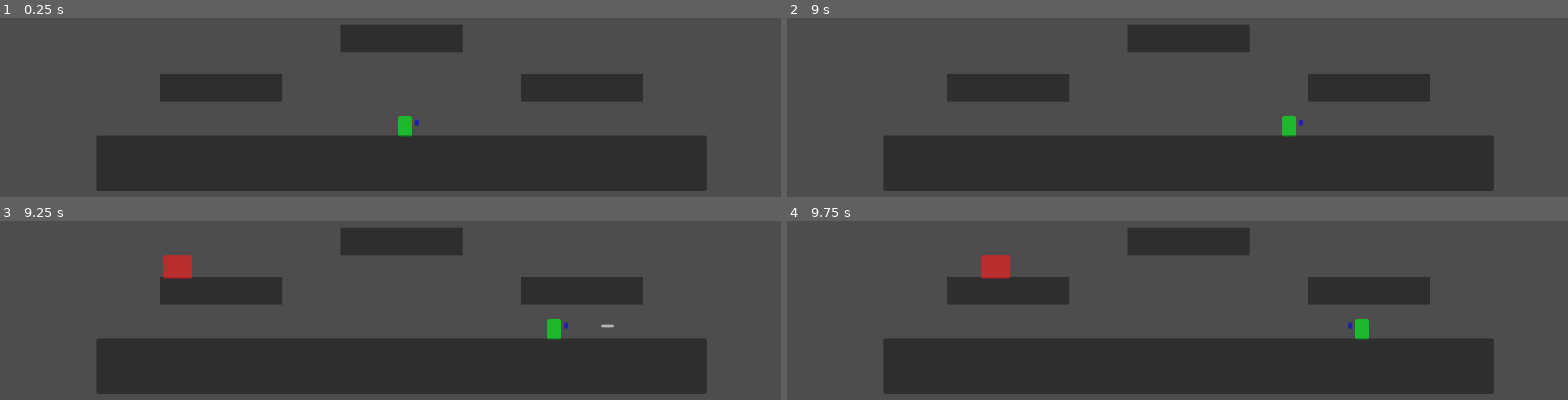
Above: before the commit, frames 1-4 (two rows, left to right).
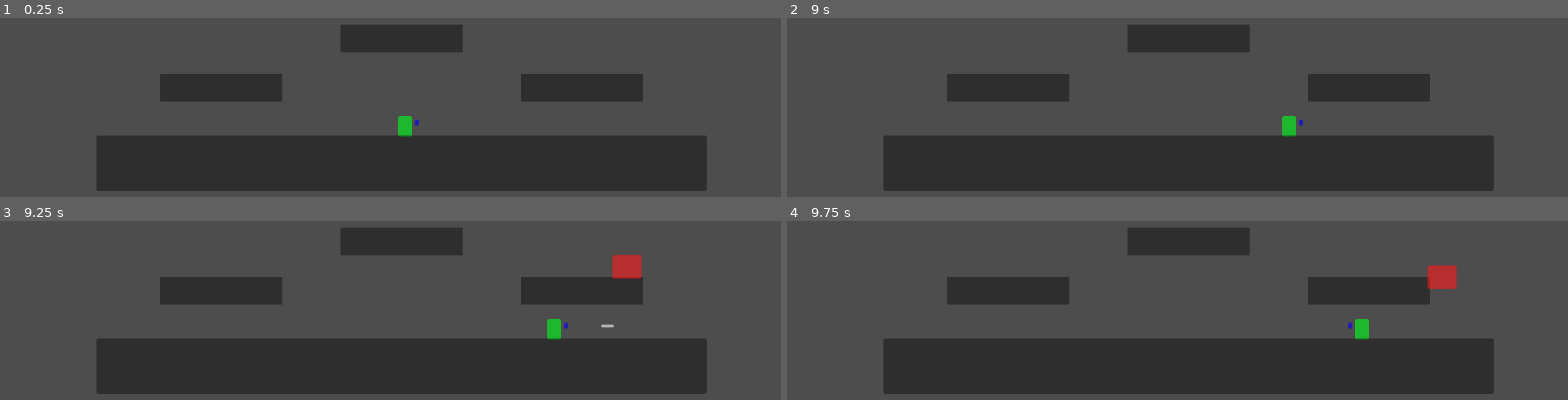
Above: after the commit, the same moments.

Repository: Wherritt/CaptainGameJam
Game: Godot game, scene res://Main.tscn
Two runs of this game, one before a commit and one after it. Both use one fixed random seed, a clock stepped at 60 frames per second and the inputs below.
Inputs:
- Up to frame 1 (0.25 s): no input
- Up to frame 2 (9 s): tap Enter (ui_accept) at 0.5, 0.77, 1.52, 3.02, 3.77, 4.25, 4.52, 6.02, 6.77, 7.52 s; hold Right (ui_right) 0.53-2.03 s; hold Left (ui_left) 2.03-2.78 s; hold Right (ui_right) 2.78-4.28 s; hold Left (ui_left) 4.28-5.03 s; hold Right (ui_right) 5.03-5.78 s; hold Left (ui_left) 5.78-7.28 s; hold Right (ui_right) from 7.28 s (still down)
- Up to frame 3 (9.25 s): keep holding Right (ui_right); tap Enter (ui_accept) at 9.02 s
- Up to frame 4 (9.75 s): release Right (ui_right) at 9.53 s; hold Left (ui_left) from 9.53 s (still down)

Frames 1-2 are identical in both runs. In frame 3, 1.0% of the frame differs, in the area x 20-83%, y 18-33%; in frame 4, 1.0%, in the area x 24-86%, y 18-38%.

Commit message:
random portal spawning

Diff:
--- a/Enemy1/Enemy1Movement.gd
+++ b/Enemy1/Enemy1Movement.gd
@@ -10,14 +10,14 @@
 @onready var ray_cast_mid = $RayCastMid
 
 func _process(delta):
-	position.x += direction * SPEED * delta
-	#add gravity
+	#add gravity and move
 	if not is_on_floor():
 		position.y += 300 * delta
+	elif is_on_floor():
+		position.x += direction * SPEED * delta
 
-	var on_main_plat = is_on_main_platform()
 	#ray casts one either side of enemy detect platform edge
-	if on_main_plat:
+	if is_on_main_platform():
 		if not ray_cast_right.is_colliding():
 			direction = -1
 		elif not ray_cast_left.is_colliding():
@@ -36,5 +36,5 @@
 	enemy_one_current_health -= bullet_damage
 	if enemy_one_current_health <= 0:
 		print("killed one Enemy1")
-		#destroy game object
+	#destroy game object
 		queue_free()
--- a/Main.tscn
+++ b/Main.tscn
@@ -79,5 +79,16 @@
 offset_right = 440.0
 offset_bottom = 40.0
 
-[node name="portal" parent="." instance=ExtResource("4_a01u3")]
+[node name="portals" parent="." instance=ExtResource("4_a01u3")]
 position = Vector2(-336, 21)
+
+[node name="portal1" type="Marker2D" parent="portals"]
+position = Vector2(657, 0)
+
+[node name="portal2" type="Marker2D" parent="portals"]
+
+[node name="portal3" type="Marker2D" parent="portals"]
+position = Vector2(-85, 87)
+
+[node name="portal4" type="Marker2D" parent="portals"]
+position = Vector2(751, 84)
--- /dev/null
+++ b/deposit_station.tscn
@@ -0,0 +1,16 @@
+[gd_scene load_steps=2 format=3 uid="uid://cyijak1yqk2l0"]
+
+[sub_resource type="CircleShape2D" id="CircleShape2D_5ydme"]
+radius = 17.0
+
+[node name="deposit_station" type="Area2D"]
+
+[node name="CollisionShape2D" type="CollisionShape2D" parent="."]
+shape = SubResource("CircleShape2D_5ydme")
+
+[node name="Panel" type="Panel" parent="."]
+modulate = Color(1, 50, 50, 1)
+offset_left = -18.0
+offset_top = -17.0
+offset_right = 18.0
+offset_bottom = 18.0
--- a/scripts/portal.gd
+++ b/scripts/portal.gd
@@ -1,11 +1,26 @@
 extends Area2D
 
 var enemy_one = preload("res://Enemy1/enemy_1.tscn")
+var portal_positions = []
 
+func _ready():
+	var portal1_node = $portal1
+	var portal2_node = $portal2
+	var portal3_node = $portal3
+	var portal4_node = $portal4
+	#array for portal positions
+	portal_positions = [
+		portal1_node.global_position,
+		portal2_node.global_position,
+		portal3_node.global_position,
+		portal4_node.global_position
+	]
 
 func spawn_enemy():
 	var enemy_instance = enemy_one.instantiate()
-	enemy_instance.position = global_position
+	# Pick a random position from portal_positions
+	var random_portal = randi() % portal_positions.size()
+	enemy_instance.position = portal_positions[random_portal]
 
 	get_parent().add_child(enemy_instance)
 
